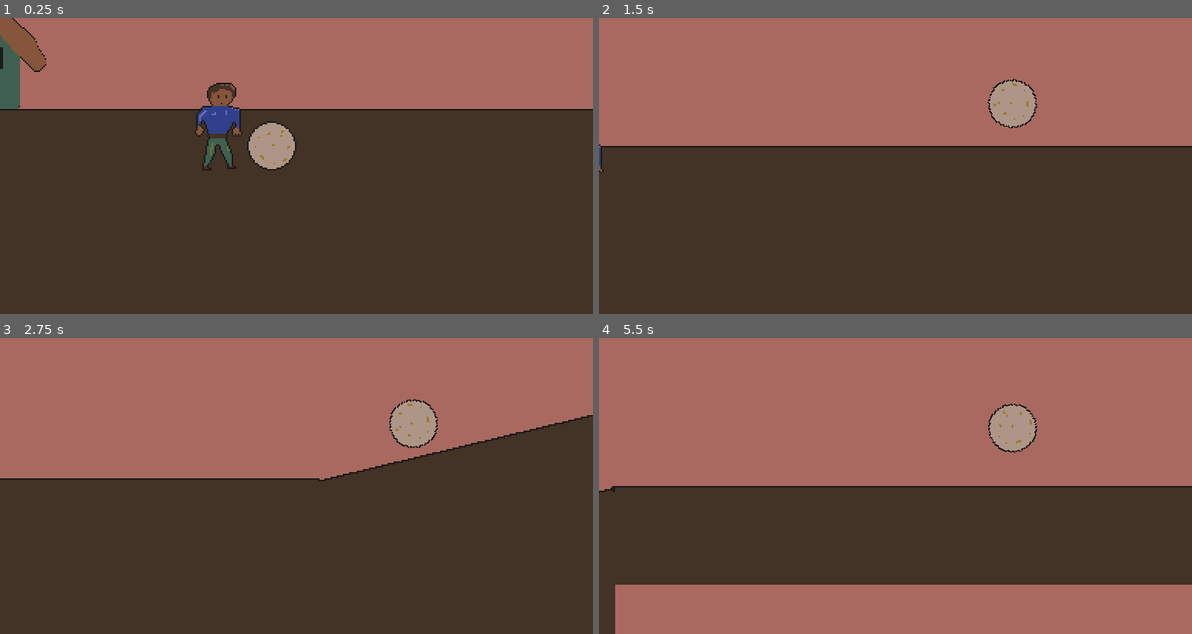
Above: before the commit, frames 1-4 (two rows, left to right).
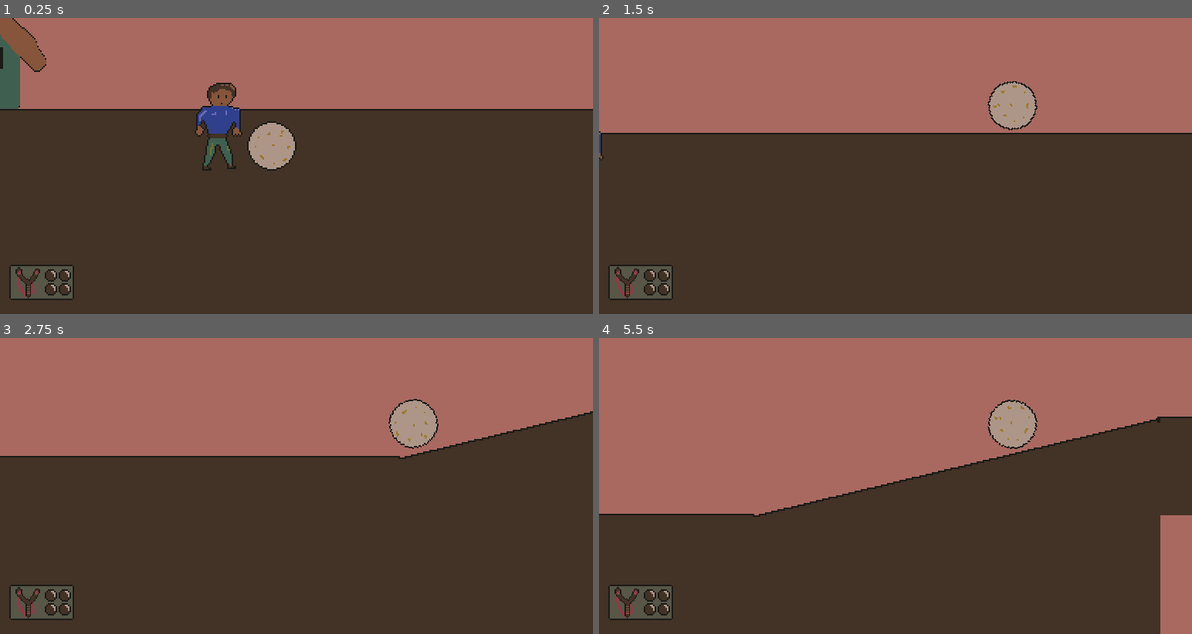
Above: after the commit, the same moments.

Repository: nolenroyalty/sisyphus-needs-a-nap
Game: Godot game, scene res://Flight/Flight.tscn
Two runs of this game, one before a commit and one after it. Both use one fixed random seed, a clock stepped at 60 frames per second and the inputs below.
Inputs (mouse positions are in pixels of both pictures, inside the frame that each line leads up to):
- Up to frame 1 (0.25 s): no input
- Up to frame 2 (1.5 s): tap Enter (launch_boulder) at 0.5 s; move the mouse to (1025, 151) at 0.52 s; tap Space (superbounce) at 0.6 s; click (1025, 151) at 0.67 s; move the mouse to (776, 180) at 1.27 s; tap 1 (deploy_parachute) at 1.35 s; click (776, 180) at 1.42 s
- Up to frame 3 (2.75 s): tap Space (superbounce) at 1.55, 2.3 s; move the mouse to (355, 420) at 2.02 s; tap Enter (launch_boulder) at 2.1 s; click (355, 420) at 2.17 s
- Up to frame 4 (5.5 s): move the mouse to (865, 545) at 2.77 s; tap Space (superbounce) at 2.85, 3.6, 4.55, 5.3 s; click (865, 545) at 2.92 s; move the mouse to (1073, 530) at 3.52 s; click (1073, 530) at 3.67 s; move the mouse to (717, 441) at 4.27 s; tap 1 (deploy_parachute) at 4.35 s; click (717, 441) at 4.42 s; move the mouse to (925, 486) at 5.02 s; tap Enter (launch_boulder) at 5.1 s; click (925, 486) at 5.17 s

The runs differ from the first frame. In frame 1, 1.1% of the frame differs, in the area x 1-13%, y 83-96%; in frame 2, 6.3%; in frame 3, 6.9%; in frame 4, 28%, in the area x 0-100%, y 20-100%.

Commit message:
Add a slingshot and change oil mechanics

Diff:
--- a/Boulder/Boulder.gd
+++ b/Boulder/Boulder.gd
@@ -1,6 +1,7 @@
 extends KinematicBody2D
 
 class_name Boulder
+signal boulder_clicked(relative_vector)
 
 onready var ray : RayCast2D = $FloorRay
 onready var parachute_animation : AnimatedSprite = $ParachuteAnimation
@@ -10,6 +11,7 @@
 enum ROTATION_DIRECTION { LEFT, RIGHT }
 var parachute_angle = ROTATION_DIRECTION.LEFT
 var time_left_until_tick = 0
+var mouse_in_area = false
 
 # Totally made up
 const MAXIMUM_HEIGHT_ABOVE_GROUND = 8092
@@ -66,6 +68,16 @@
 	else:
 		$Sprite.rotation_degrees += degrees
 
+func update_oil_visibility(oil_remaining):
+	if oil_remaining > 0:
+		$Sprite/Oil.visible = true
+		$Sprite/Oil.frame = 3 - oil_remaining
+	else:
+		$Sprite/Oil.visible = false
+
+func mouse_entered(): mouse_in_area = true
+func mouse_exited(): mouse_in_area = false
+
 func _ready():
 	# position = Vector2(50, 50)
 	# deploy_parachute()
@@ -73,5 +85,15 @@
 	if State.has_parachute:
 		$Sprite.frame = 1
 
-# func _physics_process(_delta):
-# 	rotate_sprite(1.0)
+	update_oil_visibility(State.oil_level)
+
+	var _ignore = $MouseClickArea.connect("mouse_entered", self, "mouse_entered")
+	_ignore = $MouseClickArea.connect("mouse_exited", self, "mouse_exited")
+
+func _unhandled_input(event):
+	if mouse_in_area and event is InputEventMouseButton:
+		if event.button_index == BUTTON_LEFT and event.pressed:
+			# print($MouseClickArea.position - event.position)
+			# print($MouseClickArea.position, event.position, position)
+			# print(event.position.distance_to($MouseClickArea.position))
+			emit_signal("boulder_clicked", $MouseClickArea.global_position - get_global_mouse_position())
--- a/Boulder/Boulder.tscn
+++ b/Boulder/Boulder.tscn
@@ -1,9 +1,10 @@
-[gd_scene load_steps=13 format=2]
+[gd_scene load_steps=15 format=2]
 
 [ext_resource path="res://Prototype Sprites/32px.png" type="Texture" id=1]
 [ext_resource path="res://Boulder/Boulder.gd" type="Script" id=2]
 [ext_resource path="res://Boulder/Sprites/deployed-parachute.png" type="Texture" id=3]
 [ext_resource path="res://Boulder/Sprites/boulder-64px-with-parachute.png" type="Texture" id=4]
+[ext_resource path="res://Boulder/Sprites/oil-overlay.png" type="Texture" id=5]
 
 [sub_resource type="CircleShape2D" id=1]
 radius = 16.0
@@ -50,6 +51,9 @@
 "speed": 3.0
 } ]
 
+[sub_resource type="CircleShape2D" id=9]
+radius = 17.2627
+
 [node name="Boulder" type="KinematicBody2D"]
 collision_mask = 0
 script = ExtResource( 2 )
@@ -57,6 +61,10 @@
 [node name="Sprite" type="Sprite" parent="."]
 texture = ExtResource( 4 )
 hframes = 2
+
+[node name="Oil" type="Sprite" parent="Sprite"]
+texture = ExtResource( 5 )
+hframes = 3
 
 [node name="SpriteOld" type="Sprite" parent="."]
 visible = false
@@ -76,3 +84,8 @@
 
 [node name="DeployedParachuteCollider" type="CollisionPolygon2D" parent="."]
 polygon = PoolVector2Array( -32, -28, -28, -35, -13, -43, -5, -46, 2, -46, 10, -43, 20, -41, 26, -37, 31, -32, 32, -28, 30, -28, 14, -28, 12, -30, 7, -30, 7, -28, 3, -27, -3, -27, -8, -29, -14, -29, -14, -27, -22, -27, -23, -28, -26, -28, -27, -27, -32, -27 )
+
+[node name="MouseClickArea" type="Area2D" parent="."]
+
+[node name="CollisionShape2D" type="CollisionShape2D" parent="MouseClickArea"]
+shape = SubResource( 9 )
--- a/Flight/Flight.gd
+++ b/Flight/Flight.gd
@@ -1,10 +1,9 @@
 extends Node2D
 
 
-export var GRAVITY = 100
-export var MAX_GRAVITY = 100
-export var X_BOUNCE_PENALTY = 0.1
-export var Y_BOUNCE_BONUS = 0.03
+export var GRAVITY = 120
+export var MAX_GRAVITY = 200
+export var BOUNCE_PENALTY = 0.2
 
 export var BACKWARDS_ROLL_SPEED = 1.0
 export var DEFAULT_STARTING_VELOCITY = Vector2(250, -100)
@@ -15,12 +14,13 @@
 export var PARACHUTE_Y_SPEED_REDUCTION = 0.25
 export var PARACHUTE_GRAVITY_REDUCTION = 0.4
 export var PARACHUTE_MAX_GRAVITY = 50
-export var OILINESS_PENALTY_REDUCTION_FACTOR = 0.15
 export var STRENGTH_INCREASE_FACTOR = 1.3
+export var SLINGSHOT_BOOST = 100
 const MAX_EXPECTED_SPEED_FOR_ROTATION = 250
 const DISTANCE_AT_WHICH_WE_FLAG_A_LANDMARK = 1000
 const MAX_TOTAL_DOWNHILL_BOUNCES = 10
 const MAX_CONSECUTIVE_DOWNHILL_BOUNCES = 2
+const SLINGSHOT_AMMO = 4
 
 onready var boulder = $Boulder
 onready var scoreScreen = $ScoreScreen
@@ -37,6 +37,8 @@
 var total_downhill_bounces = 0
 var consecutive_downhill_bounces = 0
 var superbounce_frames_remaining = 0
+var oil_remaining = 0
+var slingshot_shots_remaining = 0
 var superbounce_state = SUPERBOUNCE_STATE.NONE
 var flightscore : FlightScore
 var parachute_deployed = false
@@ -50,16 +52,6 @@
 		return GRAVITY * PARACHUTE_GRAVITY_REDUCTION
 	else:
 		return GRAVITY
-
-func calculate_bounce_penalty(superbounced):
-	if velocity.x > 0:
-		var base_penalty = X_BOUNCE_PENALTY
-		base_penalty *= (0.5 if superbounced else 1.0)
-		base_penalty *= (1 - OILINESS_PENALTY_REDUCTION_FACTOR * State.oil_level)
-		return base_penalty
-	else:
-		# Bounce more quickly downhill
-		velocity.x *= (1 + X_BOUNCE_PENALTY)
 
 func calculate_starting_velocity():
 	var starting_velocity = DEFAULT_STARTING_VELOCITY
@@ -69,7 +61,7 @@
 		s -= 1
 	return starting_velocity
 
-func set_up_for_current_state():
+func set_positions_for_current_block_height():
 	var platform_offset = 64 * State.block_height
 	boulder.position.y -= platform_offset
 	player.position.y -= platform_offset
@@ -86,10 +78,15 @@
 	flightscore = FlightScore.new(boulder)
 	var _ignore = scoreScreen.connect("continue_pressed", self, "continue_pressed")
 	_ignore = bottom_bar.connect("parachute_deployed_via_click", self, "try_to_deploy_parachute_from_bottom_bar")
+	_ignore = boulder.connect("boulder_clicked", self, "handle_boulder_clicked")
 	# Make it easy to move the boulder around for testing purposes and then snap it
 	# back to where it needs to be when we aren't testing
 	boulder.position = Vector2(-1230, 448)
-	set_up_for_current_state()
+	set_positions_for_current_block_height()
+
+	oil_remaining = State.oil_level
+	if State.has_slingshot:
+		slingshot_shots_remaining = SLINGSHOT_AMMO
 
 	for terrain in $Terrain.get_children():
 		if terrain.is_in_group("cave"):
@@ -125,26 +122,39 @@
 		velocity.y = min(proposed_velocity, max_gravity)
 
 func handle_bounce(collision : KinematicCollision2D, superbounced):
-	# Maybe this should do a different thing for the x and y axis?
 	velocity = velocity.bounce(collision.normal)
-	if velocity.x > 0:
-		var penalty = X_BOUNCE_PENALTY * (0.5 if superbounced else 1.0)
-		velocity.x *= (1 - penalty)
-	else:
-		# Bounce more quickly downhill
-		velocity.x *= (1 + X_BOUNCE_PENALTY)
-
-	# Give the ball a little bit of vertical bounciness
-	if velocity.y < 0:
-		# This can result in us bouncing more quickly in the cave when we are falling
-		# so we skip it when y is negative.
-		var bonus = Y_BOUNCE_BONUS * (1.2 if superbounced else 1.0)
-		velocity.y *= (1 + bonus)
-
+	var bounce_penalty = BOUNCE_PENALTY
+
+	if superbounced:
+		bounce_penalty *= 0.5
+
+	if oil_remaining > 0:
+		bounce_penalty = 0
+		oil_remaining -= 1
+		boulder.update_oil_visibility(oil_remaining)
+
+	velocity *= (1 - bounce_penalty)
+	# velocity.x *= (1 - x_bounce_penalty)
+
+	# if velocity.y < 0:
+	# 	# This can result in us bouncing more quickly in the cave when we are falling
+	# 	# so we skip it when y is negative.
+	# 	velocity.y *= (1 + y_bounce_bonus)
+
+func handle_boulder_clicked(vector_from_click_to_boulder_center):
+	if launch_state != LAUNCH_STATE.LAUNCHED:
+		return
+
+	if State.has_slingshot and slingshot_shots_remaining > 0:
+		slingshot_shots_remaining -= 1
+		velocity += vector_from_click_to_boulder_center.normalized() * SLINGSHOT_BOOST
+		bottom_bar.set_slingshot_ammo(slingshot_shots_remaining)
 
 func is_rolling_downhill():
-	if abs(velocity.x) < 10 or abs(velocity.y) < 10:
-		return true
+	var vx = abs(velocity.x)
+	var vy = abs(velocity.y)
+	if vx < 20 and vy < 20: return true
+	if vx + vy < 50: return true
 
 	if in_cave:
 		return velocity.y < 0
--- a/Shop/Config.gd
+++ b/Shop/Config.gd
@@ -1,6 +1,6 @@
 extends Node
 
-enum ITEM { BLOCK = 1, PARACHUTE = 2, OIL = 3, STRENGTH = 4}
+enum ITEM { BLOCK = 1, PARACHUTE = 2, OIL = 3, STRENGTH = 4, SLINGSHOT = 5}
 
 const MAX_BLOCK_HEIGHT = 10
 const MAX_OIL_LEVEL = 3
@@ -42,8 +42,6 @@
 			return 0
 
 static func next_oil_cost():
-	# Learn to fly has each level approximately double, but with substantial jitter
-	# so that this isn't super obvious
 	match State.oil_level:
 		0: return 30
 		1: return 300
@@ -58,6 +56,7 @@
 		ITEM.PARACHUTE: return 1
 		ITEM.OIL: return MAX_OIL_LEVEL
 		ITEM.STRENGTH: return MAX_STRENGTH_LEVEL
+		ITEM.SLINGSHOT: return 1
 		_:
 			return 0
 
@@ -67,6 +66,7 @@
 		ITEM.PARACHUTE: return 1 if  State.has_parachute else 0
 		ITEM.OIL: return State.oil_level
 		ITEM.STRENGTH: return State.strength_level
+		ITEM.SLINGSHOT: return 1 if State.has_slingshot else 0
 		_:
 			return 0
 
@@ -80,6 +80,9 @@
 static func parachute_cost():
 	return 250
 
+static func slingshot_cost():
+	return 250
+
 static func cost(kind) -> int:
 	match kind:
 		ITEM.BLOCK:
@@ -90,6 +93,8 @@
 			return next_oil_cost()
 		ITEM.STRENGTH:
 			return next_strength_cost()
+		ITEM.SLINGSHOT:
+			return slingshot_cost()
 		_:
 			return 0
 
@@ -104,6 +109,8 @@
 			return "Oiliness: %d" % next_level(kind)
 		ITEM.STRENGTH:
 			return "Strength: %d" % next_level(kind)
+		ITEM.SLINGSHOT:
+			return "Slingshot"
 		_:
 			return "unknown"
 
@@ -117,6 +124,8 @@
 			State.oil_level += 1
 		ITEM.STRENGTH:
 			State.strength_level += 1
+		ITEM.SLINGSHOT:
+			State.has_slingshot = true
 		_:
 			print("unexpected item kind")
 
--- a/Shop/PurchaseButton.gd
+++ b/Shop/PurchaseButton.gd
@@ -6,7 +6,7 @@
 signal hovered(cost)
 signal unhovered(cost)
 const Config = preload("res://Shop/Config.gd")
-export(String, "Block", "Parachute", "Oil", "Strength") var KIND
+export(String, "Block", "Parachute", "Oil", "Strength", "Slingshot") var KIND
 
 var kind = null
 var current_cost = 0
@@ -40,6 +40,7 @@
 		"Parachute": kind = Config.ITEM.PARACHUTE
 		"Oil": kind = Config.ITEM.OIL
 		"Strength": kind = Config.ITEM.STRENGTH
+		"Slingshot": kind = Config.ITEM.SLINGSHOT
 		_: assert(false, "Invalid kind: %s" % KIND)
 
 func hover():
--- a/Shop/Shop.tscn
+++ b/Shop/Shop.tscn
@@ -1,8 +1,9 @@
-[gd_scene load_steps=4 format=2]
+[gd_scene load_steps=5 format=2]
 
 [ext_resource path="res://Shop/Shop.gd" type="Script" id=1]
 [ext_resource path="res://Themes/Default.tres" type="Theme" id=2]
 [ext_resource path="res://Shop/PurchaseButton.tscn" type="PackedScene" id=3]
+[ext_resource path="res://Shop/PurchaseButton.gd" type="Script" id=4]
 
 [node name="ShopRoot" type="Node2D"]
 script = ExtResource( 1 )
@@ -116,6 +117,17 @@
 text = "Strength"
 KIND = "Strength"
 
+[node name="PurchaseButton" type="Button" parent="Control/Grid"]
+margin_top = 146.0
+margin_right = 70.0
+margin_bottom = 171.0
+rect_min_size = Vector2( 70, 25 )
+focus_mode = 0
+enabled_focus_mode = 0
+text = "Slingshot"
+script = ExtResource( 4 )
+KIND = "Slingshot"
+
 [node name="Launch" type="Button" parent="Control"]
 anchor_left = 1.0
 anchor_top = 1.0
--- a/State/State.gd
+++ b/State/State.gd
@@ -4,6 +4,7 @@
 var block_height : int = 0
 var oil_level = 0
 var has_parachute = false
+var has_slingshot = false
 # var has_parachute = true
 var strength_level = 0
 
@@ -18,3 +19,6 @@
 		rest -= rest_
 		return true
 	return false
+
+func _ready():
+	has_slingshot = true
--- a/UI/FlightBottomBar.gd
+++ b/UI/FlightBottomBar.gd
@@ -7,6 +7,7 @@
 onready var landmark_label : Label = $LandmarkLabel
 onready var landmark_arrow : Sprite = $LandmarkArrow
 onready var parachute_gadget = $Gadgets/ParachuteIcon
+onready var slingshot_gadget = $Gadgets/SlingshotIcon
 
 func display_landmark(landmark, distance, angle):
 	landmark_label.show()
@@ -29,9 +30,15 @@
 func propagate_parachute_deploy():
 	emit_signal("parachute_deployed_via_click")
 
+func set_slingshot_ammo(ammo):
+	slingshot_gadget.set_ammo(ammo)
+
 func _ready():
 	if not State.has_parachute:
 		parachute_gadget.hide()
+	if not State.has_slingshot:
+		slingshot_gadget.hide()
+
 	hide_landmark()
 
 	var _ignore = parachute_gadget.connect("parachute_deployed_via_click", self, "propagate_parachute_deploy")
--- a/UI/FlightBottomBar.tscn
+++ b/UI/FlightBottomBar.tscn
@@ -1,8 +1,9 @@
-[gd_scene load_steps=4 format=2]
+[gd_scene load_steps=5 format=2]
 
 [ext_resource path="res://UI/FlightBottomBar.gd" type="Script" id=1]
 [ext_resource path="res://UI/Sprites/ArrowRight.png" type="Texture" id=2]
 [ext_resource path="res://UI/ParachuteIcon.tscn" type="PackedScene" id=3]
+[ext_resource path="res://UI/SlingshotIcon.tscn" type="PackedScene" id=4]
 
 [node name="FlightBottomBar" type="CanvasLayer"]
 script = ExtResource( 1 )
@@ -28,5 +29,10 @@
 margin_top = 160.0
 margin_right = 159.0
 margin_bottom = 192.0
+custom_constants/separation = 46
 
 [node name="ParachuteIcon" parent="Gadgets" instance=ExtResource( 3 )]
+
+[node name="SlingshotIcon" parent="Gadgets" instance=ExtResource( 4 )]
+margin_left = 46.0
+margin_right = 46.0
--- /dev/null
+++ b/UI/SlingshotIcon.gd
@@ -0,0 +1,17 @@
+extends Control
+
+onready var pebble1 = $Pebble1
+onready var pebble2 = $Pebble2
+onready var pebble3 = $Pebble3
+onready var pebble4 = $Pebble4
+onready var pebbles = [pebble1, pebble2, pebble3, pebble4]
+
+func hideemall():
+	for p in pebbles: p.hide()
+
+func set_ammo(ammo : int):
+	hideemall()
+	var i = 0
+	while i < ammo:
+		pebbles[i].show()
+		i += 1
--- /dev/null
+++ b/UI/SlingshotIcon.tscn
@@ -0,0 +1,40 @@
+[gd_scene load_steps=5 format=2]
+
+[ext_resource path="res://UI/Sprites/slingshot.png" type="Texture" id=1]
+[ext_resource path="res://UI/Sprites/ninepatch-simple.png" type="Texture" id=2]
+[ext_resource path="res://UI/SlingshotIcon.gd" type="Script" id=3]
+[ext_resource path="res://UI/Sprites/pebble.png" type="Texture" id=4]
+
+[node name="SlingshotIcon" type="Control"]
+margin_bottom = 32.0
+script = ExtResource( 3 )
+
+[node name="NinePatchRect" type="NinePatchRect" parent="."]
+margin_right = 42.0
+margin_bottom = 23.0
+texture = ExtResource( 2 )
+patch_margin_left = 5
+patch_margin_top = 5
+patch_margin_right = 5
+patch_margin_bottom = 5
+
+[node name="Slingshot" type="Sprite" parent="."]
+position = Vector2( 12, 11 )
+scale = Vector2( 0.71875, 0.71875 )
+texture = ExtResource( 1 )
+
+[node name="Pebble1" type="Sprite" parent="."]
+position = Vector2( 27, 7 )
+texture = ExtResource( 4 )
+
+[node name="Pebble2" type="Sprite" parent="."]
+position = Vector2( 36, 7 )
+texture = ExtResource( 4 )
+
+[node name="Pebble3" type="Sprite" parent="."]
+position = Vector2( 27, 16 )
+texture = ExtResource( 4 )
+
+[node name="Pebble4" type="Sprite" parent="."]
+position = Vector2( 36, 16 )
+texture = ExtResource( 4 )
Binary file added: Boulder/Sprites/oil-overlay.png
Not shown, added: Boulder/Sprites/oil-overlay.png.import
Binary file added: UI/Sprites/pebble.png
Not shown, added: UI/Sprites/pebble.png.import
Binary file added: UI/Sprites/slingshot.png
Not shown, added: UI/Sprites/slingshot.png.import
